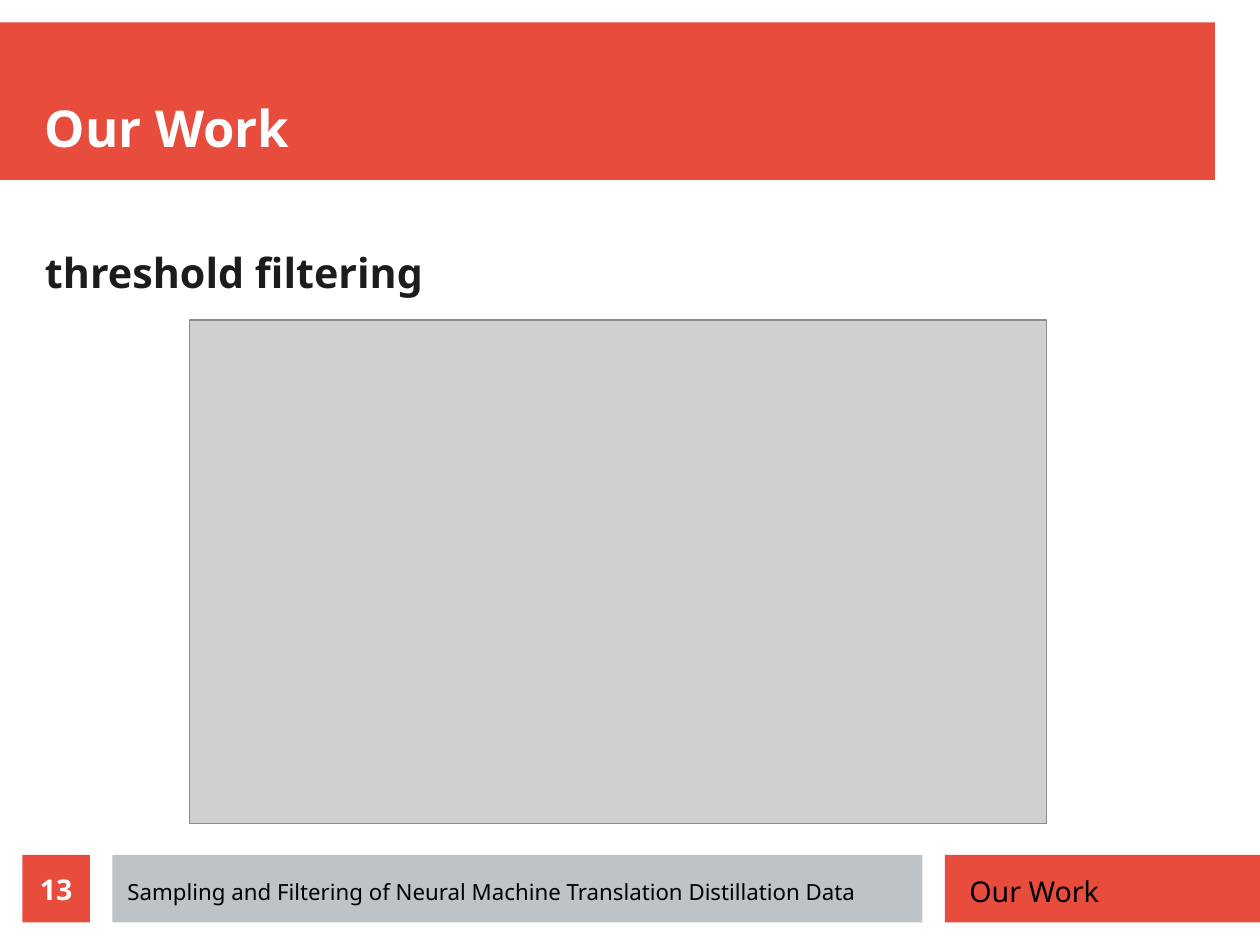
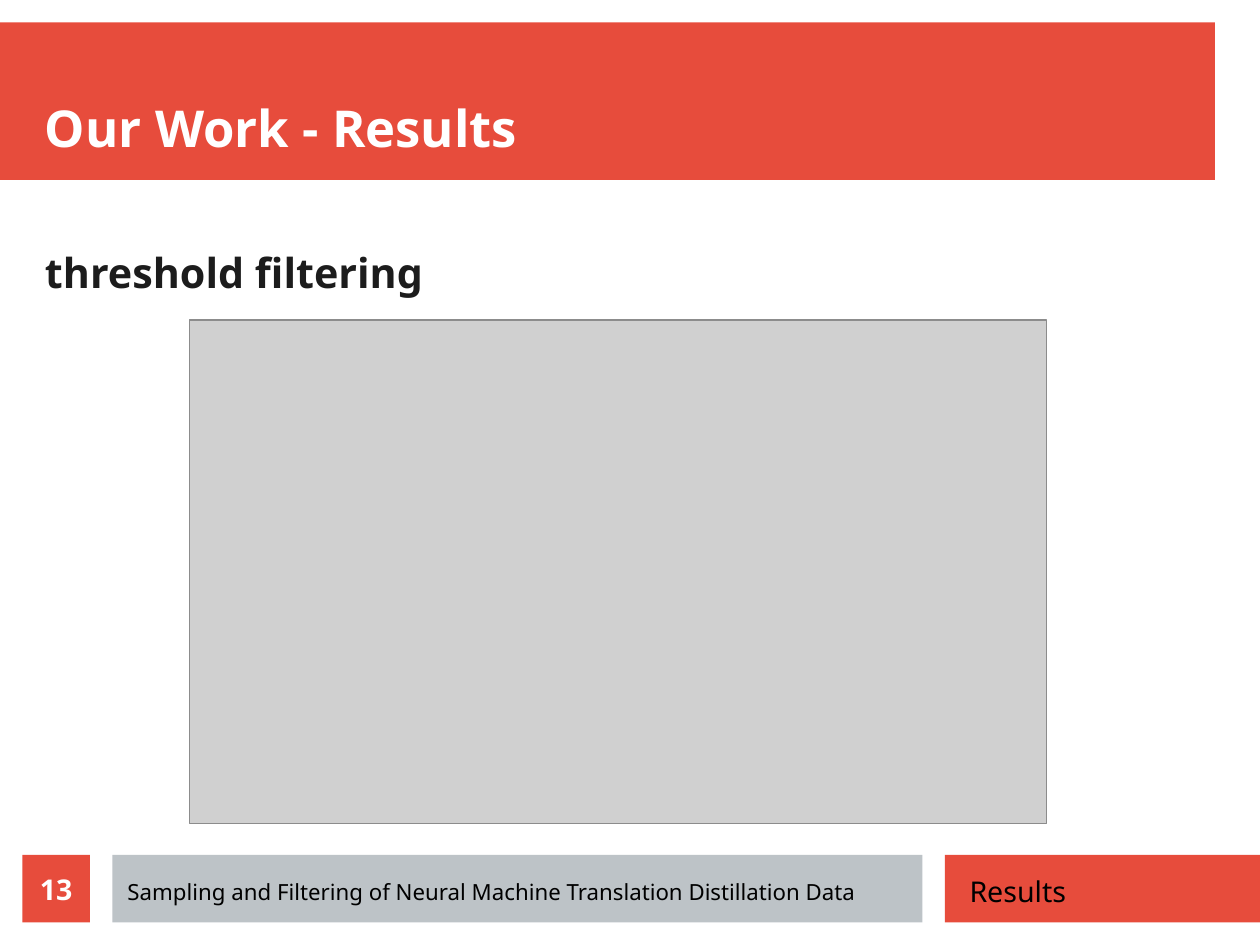
Before and after one commit to zouharvi/reference-mt-distill, a slide deck: slide 13 of meta/final_presentation.odp. Drawn at 1260x945 pixels with LibreOffice and Linux fonts; fonts in the diff are those of the drawing; grey boxes stand for pictures. Boxes give left, top, right and bottom in pixels: in the first picture for what was removed or moved away, otherwise in the second. Text is boxed around its words. In the diff, an @@ line names an element or a change of style, - is before the commit and + after.

```diff
--- a/meta/final_presentation.odp
+++ b/meta/final_presentation.odp
@@ title at bbox=[45, 108, 517, 148]: text changed @@
-Our Work
+Our Work - Results
@@ text at bbox=[970, 880, 1067, 903]: text changed @@
-Our Work
+Results
```
Also in this commit, not shown: 10 other slides changed.
